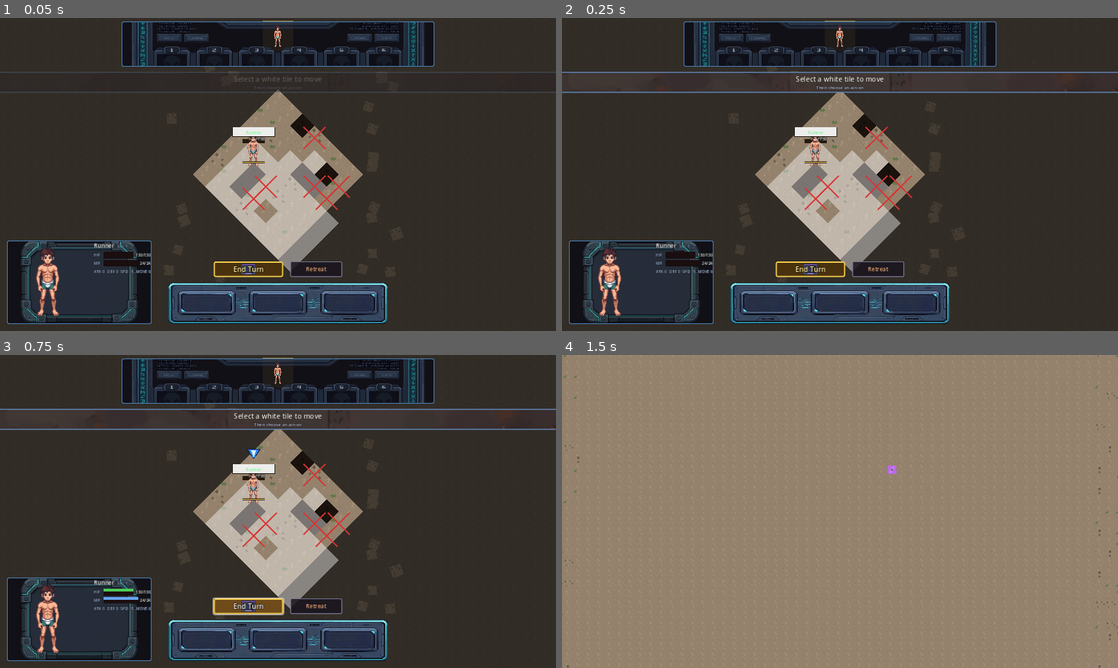
Above: before the commit, frames 1-4 (two rows, left to right).
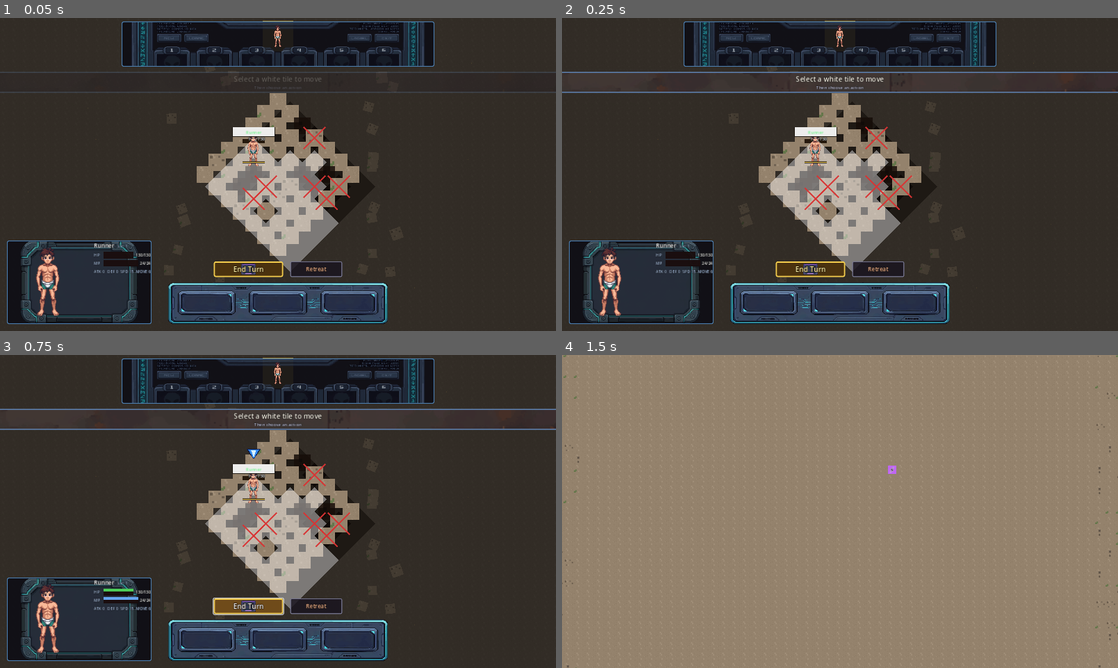
Above: after the commit, the same moments.

Repository: AhmiDarrow/FallenEarth
Game: Godot game, scene res://scenes/TacticalCombat.tscn
Two runs of this game, one before a commit and one after it. Both use one fixed random seed, a clock stepped at 60 frames per second and the inputs below. This scene is started directly instead of the project's main scene.
Inputs:
- Up to frame 1 (0.05 s): no input
- Up to frame 2 (0.25 s): no input
- Up to frame 3 (0.75 s): click "End Turn" at 0.5 s
- Up to frame 4 (1.5 s): click "Retreat" at 1.25 s

The runs differ from the first frame. In frame 1, 1.7% of the frame differs, in the area x 34-66%, y 22-78%; in frame 2, 1.7%; in frame 3, 1.7%; in frame 4, nothing differs.

Commit message:
fix(battle): v0.10.9 flat tiles on diamond floor — removes 45° rotation
- BattleCell: added dark diamond _floor Polygon2D (z_index -1)
  that's always visible, creating the isometric 'tile socket' look.
  The terrain tile is now flat (rotation 0) and scaled to fit the
  inscribed square inside the diamond (CELL_SIZE/√2 ≈ 39.6px).
  Pixel art stays crisp; the floor diamond provides the FFT feel.
- Removed PI/4 rotation from tile sprites — the 24x24 terrain tiles
  weren't designed for 45° viewing and the rotation caused aliasing
  at 1.65x scale even with NEAREST filtering.
- Blocked cells: _floor.color darkened to (0.06, 0.04, 0.03) so
  the red X pops against the darker base.
- tools/smoke_combat_polish.gd: scale test updated for inscribed
  square math (CELL_SIZE/1.4142 / TILE_NATIVE).

Diff:
--- a/scripts/combat/BattleCell.gd
+++ b/scripts/combat/BattleCell.gd
@@ -33,6 +33,7 @@
 var terrain_kind: int = 0
 
 var _base: Sprite2D
+var _floor: Polygon2D
 var _height_label: Label
 var _highlight: Polygon2D
 var _highlight_border: Node2D
@@ -64,10 +65,20 @@
 
 
 func _build_children() -> void:
+	# v0.10.9: dark diamond floor polygon visible at all times.
+	# This gives the isometric "tile socket" look even when the
+	# tile itself is flat (no rotation — pixel art stays crisp).
+	_floor = Polygon2D.new()
+	_floor.name = "Floor"
+	_floor.polygon = _diamond_pts()
+	_floor.color = Color(0.12, 0.10, 0.08, 1.0)
+	_floor.z_index = -1
+	add_child(_floor)
+
 	_base = Sprite2D.new()
 	_base.name = "Base"
 	_base.centered = true
-	_base.position = Vector2.ZERO  # v0.10.5+ iso: cell is at center
+	_base.position = Vector2.ZERO
 	_base.z_index = 0
 	_base.texture_filter = CanvasItem.TEXTURE_FILTER_NEAREST
 	add_child(_base)
@@ -174,13 +185,19 @@
 		var row: int = clampi(terrain, 0, 4)
 		clipped.region = Rect2(0, row * TILE_NATIVE, TILE_NATIVE, TILE_NATIVE)
 		_base.texture = clipped
-		_base.rotation = PI / 4.0
-		var scl: float = float(cell_size) / DIAMOND_DIAG
+		# v0.10.9: NO rotation — the 45° rotated pixel art looks bad.
+		# Instead we draw a dark diamond floor behind the tile and
+		# scale the flat tile to fill the inscribed square. The
+		# diamond floor provides the isometric feel; the tile stays
+		# crisp. Inscribed square diag = CELL_SIZE, side = CELL_SIZE/√2.
+		var inscribed_side: float = float(cell_size) / 1.4142
+		var scl: float = inscribed_side / TILE_NATIVE
+		_base.rotation = 0.0
 		_base.scale = Vector2(scl, scl)
 		_base.modulate = Color.WHITE
 	else:
 		_base.texture = null
-		_base.rotation = PI / 4.0
+		_base.rotation = 0.0
 		_base.modulate = _default_color(terrain)
 		_base.scale = Vector2.ONE
 	if height > 0:
@@ -190,10 +207,12 @@
 		_height_label.text = ""
 		_height_label.visible = false
 	if blocked:
+		_floor.color = Color(0.06, 0.04, 0.03, 1.0)  # blocked cells darker
 		_base.modulate = BLOCKED_TINT
 		_blocked_x.visible = true
 		_area.input_pickable = false
 	else:
+		_floor.color = Color(0.12, 0.10, 0.08, 1.0)
 		_blocked_x.visible = false
 		_area.input_pickable = true
 	refresh_height_visual()
--- a/tools/smoke_combat_polish.gd
+++ b/tools/smoke_combat_polish.gd
@@ -403,12 +403,13 @@
 			_fail("BattleCell: terrain %d should clip atlas y=%d (got %d)" % [terrain, int(expected_y), int(at.region.position.y)])
 		else:
 			_ok("BattleCell: terrain %d clips atlas to (0, %d, 24, 24)" % [terrain, terrain * 24])
-	# Scale should be 56/33.94 = 1.65 so the 24x24 fills the 56px diamond
-	var expected_scale: float = BattleCellScript.CELL_SIZE / 33.94
+	# v0.10.9: scale from inscribed square diag = CELL_SIZE, side = CELL_SIZE/√2.
+	var inscribed: float = BattleCellScript.CELL_SIZE / 1.4142
+	var expected_scale: float = inscribed / 24.0
 	if abs(cell._base.scale.x - expected_scale) > 0.01:
 		_fail("BattleCell: scale.x should be %.2f (got %.2f)" % [expected_scale, cell._base.scale.x])
 	else:
-		_ok("BattleCell: sprite scaled to %.2fx to fill 56px diamond" % expected_scale)
+		_ok("BattleCell: sprite scaled to %.2fx (inscribed square in diamond)" % expected_scale)
 	cell.queue_free()
 
 
